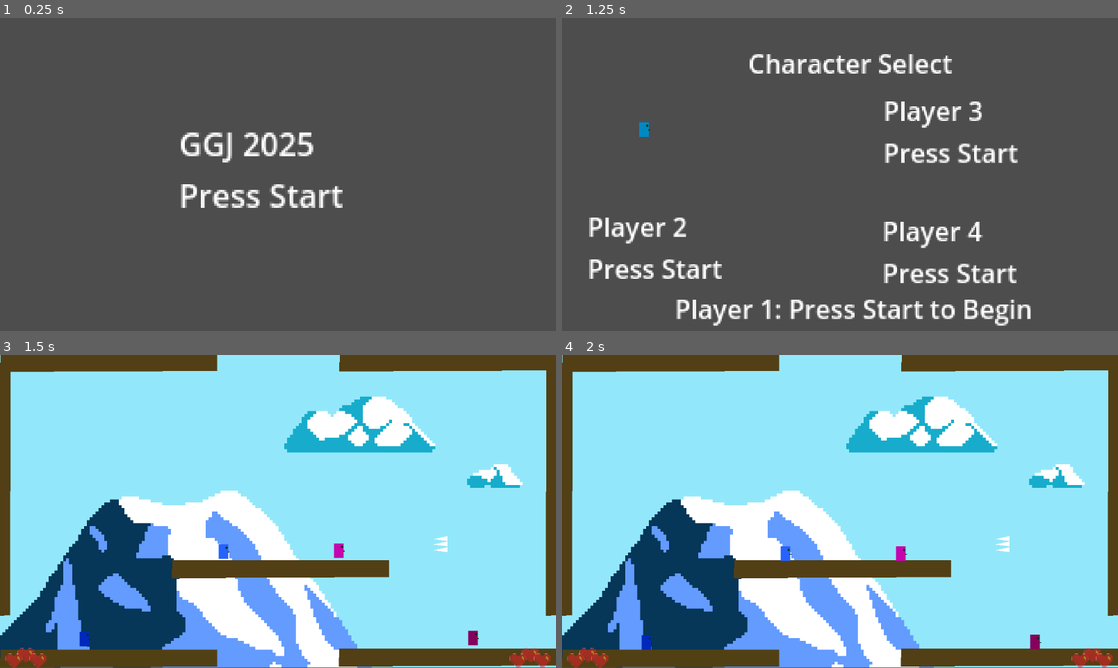
Above: before the commit, frames 1-4 (two rows, left to right).
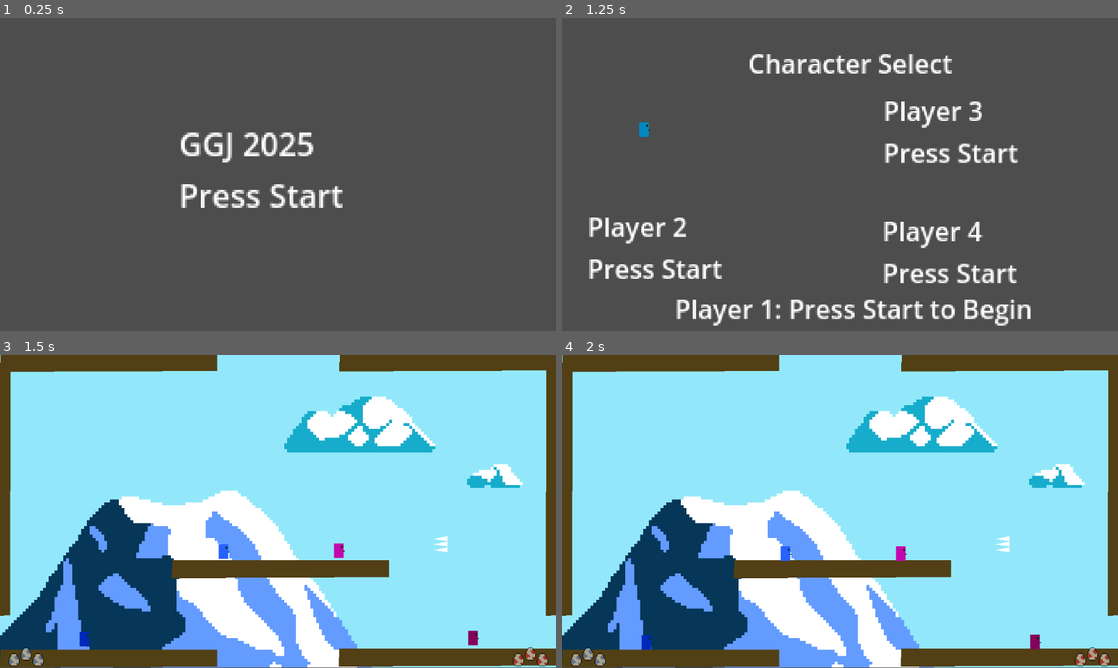
Above: after the commit, the same moments.

Repository: GomaGames/ggj-2025
Game: Godot game, scene res://Scenes/title.tscn
Two runs of this game, one before a commit and one after it. Both use one fixed random seed, a clock stepped at 60 frames per second and the inputs below.
Inputs:
- Up to frame 1 (0.25 s): no input
- Up to frame 2 (1.25 s): tap Enter (any_start) at 0.5, 0.6 s
- Up to frame 3 (1.5 s): tap Enter (any_start) at 1.25, 1.35 s
- Up to frame 4 (2 s): no input

Frames 1-2 are identical in both runs. In frame 3, 0.6% of the frame differs, in the area x 0-99%, y 93-100%; in frame 4, 0.6%.

Commit message:
updates loaded assets

Diff:
--- a/Maps/Map1.tscn
+++ b/Maps/Map1.tscn
@@ -1,11 +1,13 @@
-[gd_scene load_steps=10 format=3 uid="uid://b0lqm45h8177a"]
+[gd_scene load_steps=12 format=3 uid="uid://b0lqm45h8177a"]
 
 [ext_resource type="PackedScene" uid="uid://d1opgus8oy0s2" path="res://Sprites/Player.tscn" id="1_eil7l"]
 [ext_resource type="Script" path="res://Scenes/Map.gd" id="1_x7tma"]
 [ext_resource type="PackedScene" path="res://Sprites/spike.tscn" id="2_2hbjn"]
 [ext_resource type="Texture2D" uid="uid://d1jopgd02ycop" path="res://Assets/Sprites/Map1.png" id="2_484jh"]
-[ext_resource type="PackedScene" path="res://Sprites/UILifeSupply.tscn" id="3_gjw1o"]
+[ext_resource type="PackedScene" uid="uid://bmmxsm1aa18a6" path="res://Sprites/UILifeSupply.tscn" id="3_gjw1o"]
+[ext_resource type="Texture2D" uid="uid://dt64653jx61h" path="res://Assets/Sprites/life_counter_b.png" id="4_0jpcu"]
 [ext_resource type="PackedScene" path="res://Sprites/UITeam1Victory.tscn" id="4_drhtd"]
+[ext_resource type="Texture2D" uid="uid://ncqkehclmr1e" path="res://Assets/Sprites/life_counter_r.png" id="5_hxww0"]
 [ext_resource type="PackedScene" path="res://Sprites/UITeam2Victory.tscn" id="5_p4m3y"]
 
 [sub_resource type="PhysicsMaterial" id="PhysicsMaterial_yguc5"]
@@ -32,12 +34,18 @@
 
 [node name="Life1" parent="UI/TeamLifeSupply1" instance=ExtResource("3_gjw1o")]
 position = Vector2(-25, 7)
+scale = Vector2(2, 2)
+texture = ExtResource("4_0jpcu")
 
 [node name="Life2" parent="UI/TeamLifeSupply1" instance=ExtResource("3_gjw1o")]
 position = Vector2(0, -5)
+scale = Vector2(2, 2)
+texture = ExtResource("4_0jpcu")
 
 [node name="Life3" parent="UI/TeamLifeSupply1" instance=ExtResource("3_gjw1o")]
 position = Vector2(25, 7)
+scale = Vector2(2, 2)
+texture = ExtResource("4_0jpcu")
 
 [node name="TeamLifeSupply2" type="Node2D" parent="UI"]
 modulate = Color(1, 1, 1, 0.513726)
@@ -45,12 +53,18 @@
 
 [node name="Life1" parent="UI/TeamLifeSupply2" instance=ExtResource("3_gjw1o")]
 position = Vector2(-25, 7)
+scale = Vector2(2, 2)
+texture = ExtResource("5_hxww0")
 
 [node name="Life2" parent="UI/TeamLifeSupply2" instance=ExtResource("3_gjw1o")]
 position = Vector2(0, -5)
+scale = Vector2(2, 2)
+texture = ExtResource("5_hxww0")
 
 [node name="Life3" parent="UI/TeamLifeSupply2" instance=ExtResource("3_gjw1o")]
 position = Vector2(25, 7)
+scale = Vector2(2, 2)
+texture = ExtResource("5_hxww0")
 
 [node name="Team1Victory" parent="UI" instance=ExtResource("4_drhtd")]
 visible = false
--- a/Sprites/UILifeSupply.tscn
+++ b/Sprites/UILifeSupply.tscn
@@ -1,7 +1,4 @@
-[gd_scene load_steps=2 format=3 uid="uid://deob4jkhujgh8"]
-
-[ext_resource type="Texture2D" uid="uid://cpj61cmdqwivj" path="res://Assets/Sprites/TMP_TeamHealth.png" id="1_jgaxn"]
+[gd_scene format=3 uid="uid://bmmxsm1aa18a6"]
 
 [node name="UiLifeSupply" type="Sprite2D"]
 scale = Vector2(0.164805, 0.164805)
-texture = ExtResource("1_jgaxn")
Binary file removed: Assets/Maps/tmp-map1.png
Not shown, removed: Assets/Maps/tmp-map1.png.import
Binary file removed: Assets/Sprites/TMP_TeamHealth.png
Not shown, removed: Assets/Sprites/TMP_TeamHealth.png.import
